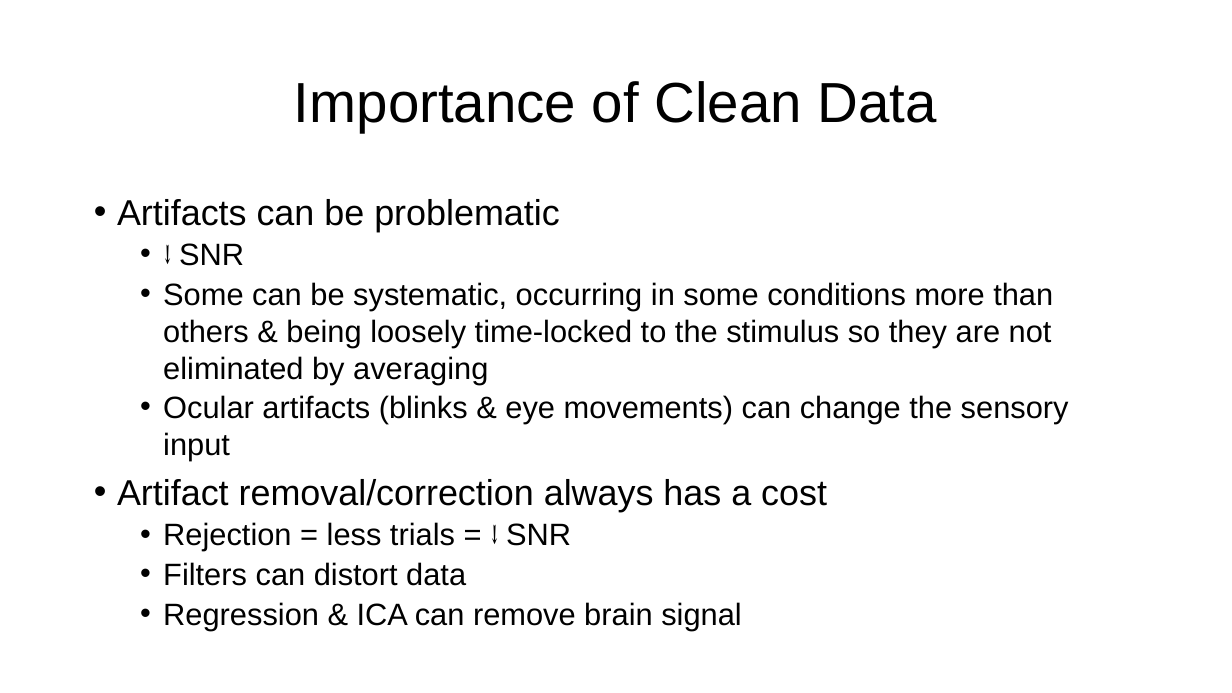
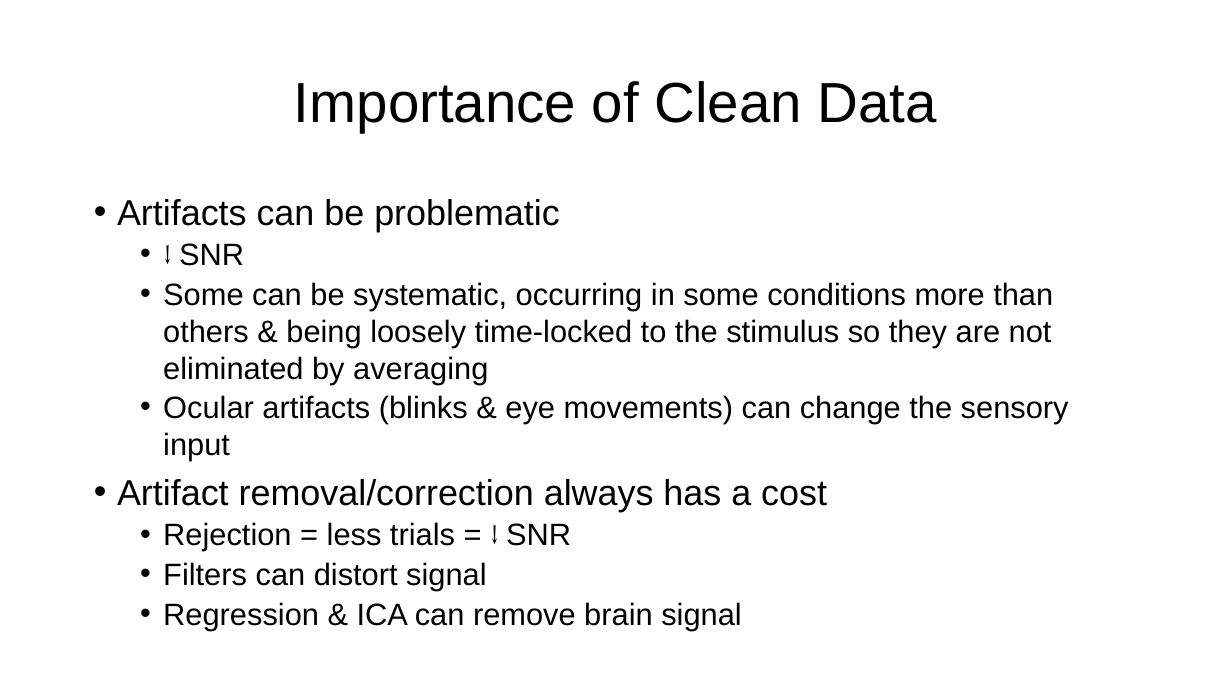
Before and after one commit to ssheldo/EEG_process_talk, a slide deck: slide 20 of EEG_Processing_Presentation.pptx (slide 6 before the commit). Drawn at 1232x693 pixels with LibreOffice and Linux fonts; fonts in the diff are those of the drawing. Boxes give left, top, right and bottom in pixels: in the first picture for what was removed or moved away, otherwise in the second. Text is boxed around its words. In the diff, an @@ line names an element or a change of style, - is before the commit and + after.

```diff
--- a/EEG_Processing_Presentation.pptx
+++ b/EEG_Processing_Presentation.pptx
@@ text at bbox=[163, 562, 486, 591]: text changed @@
-  • Filters can distort data
+  • Filters can distort signal
```
Also in this commit, not shown: 3 other slides changed, 21 slides added, 1 slide removed, 4 other files.
